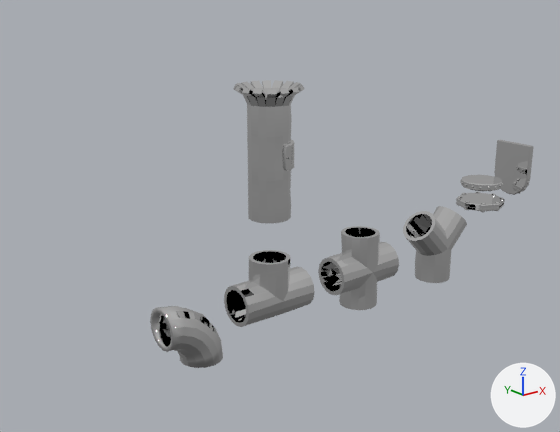
Renders of the FBX model Assets/Art/Models/Environment/Pipes.fbx from each side of a commit.
Both versions are drawn from a 50 mm lens placed at (-11.67, -13.73, 7.45), pointed at (-0.32, 0.45, 1.78). Every picture has the same lights, and +X, +Y and +Z are marked at lower right. Where no turn or scale is listed for an object, it has been applied to the vertices.

Names of what the first picture shows: 'PipeBrazier', 'PipeConnector16Sided', 'PipeConnector16Sided.001', 'PipeConnector8Sided', 'PipeCrossJoint', 'PipeElbowJoint', 'PipeStraight', 'PipeTJoint', 'PipeWithOpening', 'PipeYJoint'.
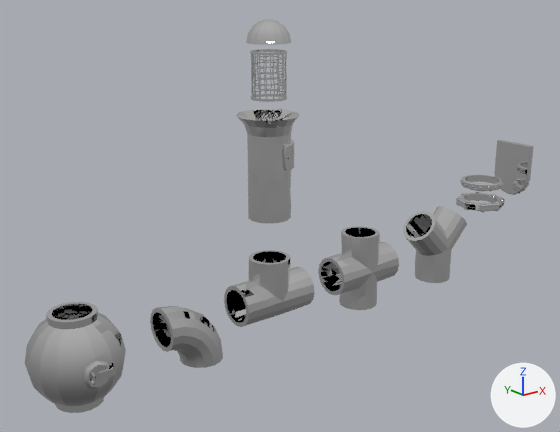
The change, as a list of edits to the scene's bpy script:
```text
Change me_pipebrazier_001:
    used by ob_pipebrazier; location = (-1.0, 0.0, 4.5)
    remove me_pipebrazier_001.from_pydata(...)  # 592 vertices, 535 faces; spans x -0.79..0.79, y -0.79..0.79, z -0.5..0.59
    add me_pipebrazier_001.from_pydata(...)  # 464 vertices, 407 faces; spans x -0.74..0.74, y -0.72..0.74, z -0.05..0.45
    me_pipebrazier_001 part 1: the loose piece of 224 vertices spanning x -0.79..0.79, y -0.79..0.79, z -0.5..0.59 is rebuilt with 96 vertices and now spans x -0.74..0.74, y -0.72..0.74, z 0.0..0.45
Change me_pipeelbowjoint_001:
    where me_pipeelbowjoint_001.from_pydata(...)  # 224 vertices, 224 faces; spans x -1.02..0.5, y -0.52..0.52, z -1.01..0.5
    used by ob_pipeelbowjoint; location = (-3.0, 0.0, 0.0)
    me_pipeelbowjoint_001 part 2: edges marked sharp go from 192 to 256
Add me_pipemachine:
    me_pipemachine.from_pydata(...)  # 386 vertices, 408 faces; spans x -1.0..1.0, y -0.95..1.0, z -1.0..1.0
    me_pipemachine.materials.append(mat_imphenziapixpal)  # its picture is missing
Add me_pipemachinehatch:
    me_pipemachinehatch.from_pydata(...)  # 65 vertices, 67 faces; spans x -0.683..0.03, y -0.21..0.046, z -0.3..0.3
    me_pipemachinehatch.materials.append(mat_imphenziapixpal)  # its picture is missing
Add me_pipeend_001:
    me_pipeend_001.from_pydata(...)  # 130 vertices, 144 faces; spans x -0.5..0.5, y -0.5..0.5, z 0.0..0.5
    me_pipeend_001.materials.append(mat_imphenziapixpal)  # its picture is missing
Add me_pipecage_001:
    me_pipecage_001.from_pydata(...)  # 1152 vertices, 1120 faces; spans x -0.416..0.423, y -0.411..0.419, z -0.532..0.524
    me_pipecage_001.materials.append(mat_imphenziapixpal)  # its picture is missing
Change ob_pipebrazier:
    ob_pipebrazier.location: (-1.0, 0.0, 4.5) -> (-1.0, 0.0, 4.0)
Add ob_pipemachine:
    ob_pipemachine = bpy.data.objects.new('PipeMachine', me_pipemachine)
    ob_pipemachine.location = (-6.0, 0.0, 0.0)
Add ob_pipemachinehatch:
    ob_pipemachinehatch = bpy.data.objects.new('PipeMachineHatch', me_pipemachinehatch)
    ob_pipemachinehatch.location = (-5.62, -0.92, 0.0)
Add ob_pipeend:
    ob_pipeend = bpy.data.objects.new('PipeEnd', me_pipeend_001)
    ob_pipeend.location = (-1.0, 0.0, 6.0)
Add ob_pipecage:
    ob_pipecage = bpy.data.objects.new('PipeCage', me_pipecage_001)
    ob_pipecage.location = (-1.0, 0.0, 5.3)
```

Boxes (x1, y1, x2, y2) around the edits, measured in the pictures (560 x 432 px):
'PipeMachine', added
    after: (25, 302, 126, 413)
'PipeBrazier', reshaped, moved (11% narrower, 50% shorter)
    before: (233, 80, 304, 137)
    after: (236, 109, 299, 137)
'PipeCage', added
    after: (250, 49, 287, 102)
'PipeEnd', added
    after: (246, 19, 291, 45)
'PipeMachineHatch', added
    after: (83, 361, 116, 389)
part 2 of me_pipeelbowjoint_001, shading changed
    both: (150, 306, 223, 368)
